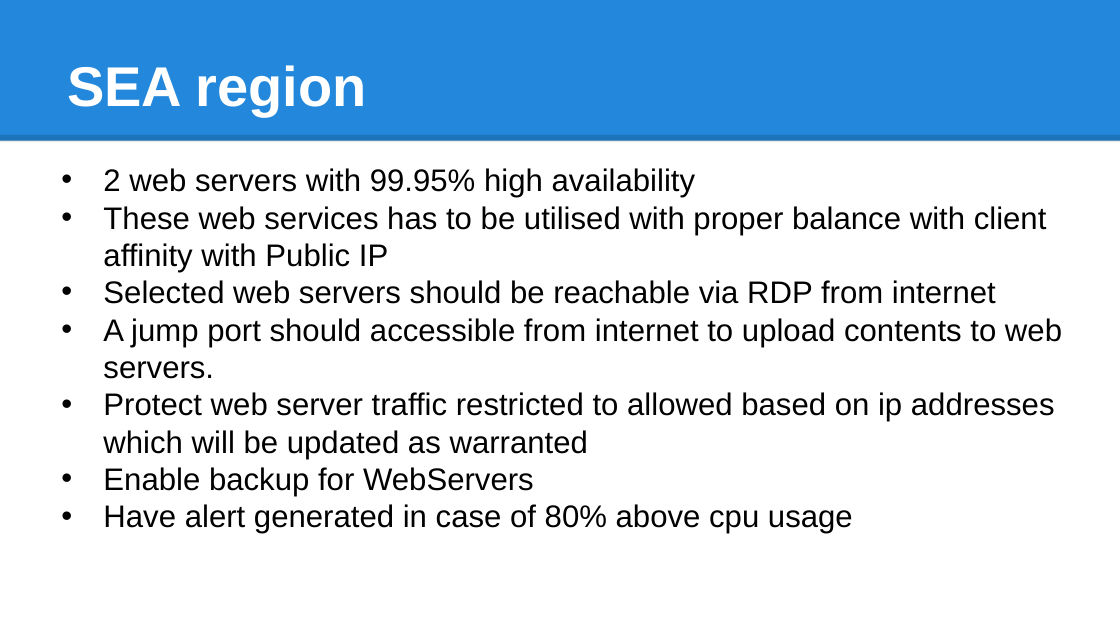
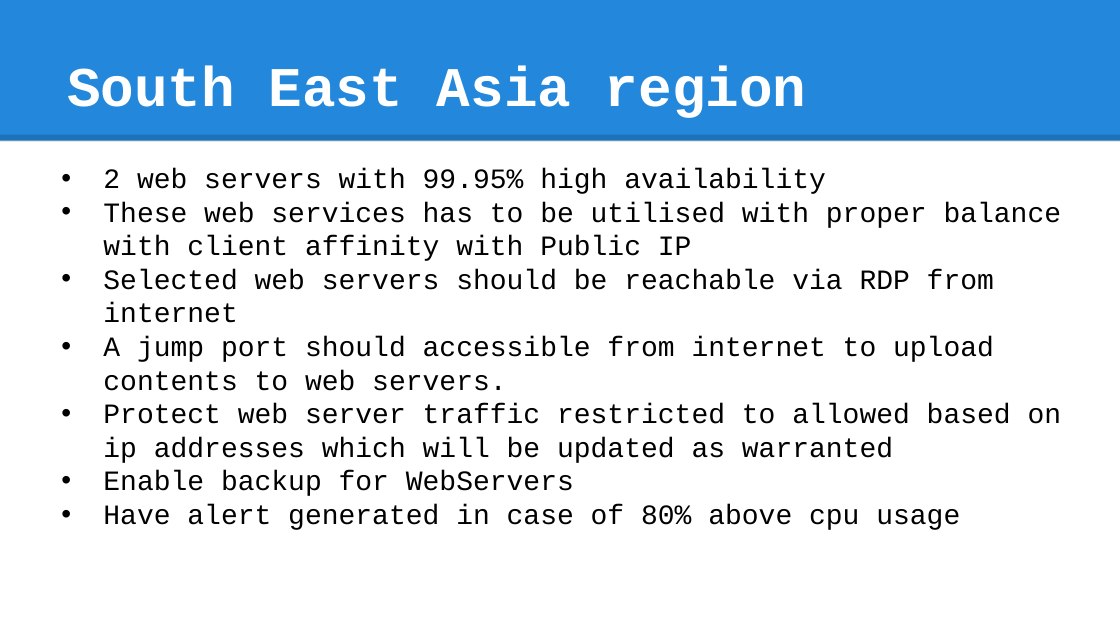
Before and after one commit to maatlek/cfs-proj, a slide deck: slide 4 of AzureCase_TM_coe_v2.pptx. Drawn at 1120x630 pixels with LibreOffice and Linux fonts; fonts in the diff are those of the drawing. Boxes give left, top, right and bottom in pixels: in the first picture for what was removed or moved away, otherwise in the second. Text is boxed around its words. In the diff, an @@ line names an element or a change of style, - is before the commit and + after.

```diff
--- a/AzureCase_TM_coe_v2.pptx
+++ b/AzureCase_TM_coe_v2.pptx
@@ title at (67, 66, 807, 118): text changed; font Arial to Courier New @@
-SEA region
+South East Asia region
@@ text "2 web servers with 99.95% ..." at (103, 168, 1062, 530): size 20 to 18 pt, font Arial to Courier New @@
```
Also in this commit, not shown: 7 other slides changed, 1 slide added, 1 slide removed, 21 other files.
